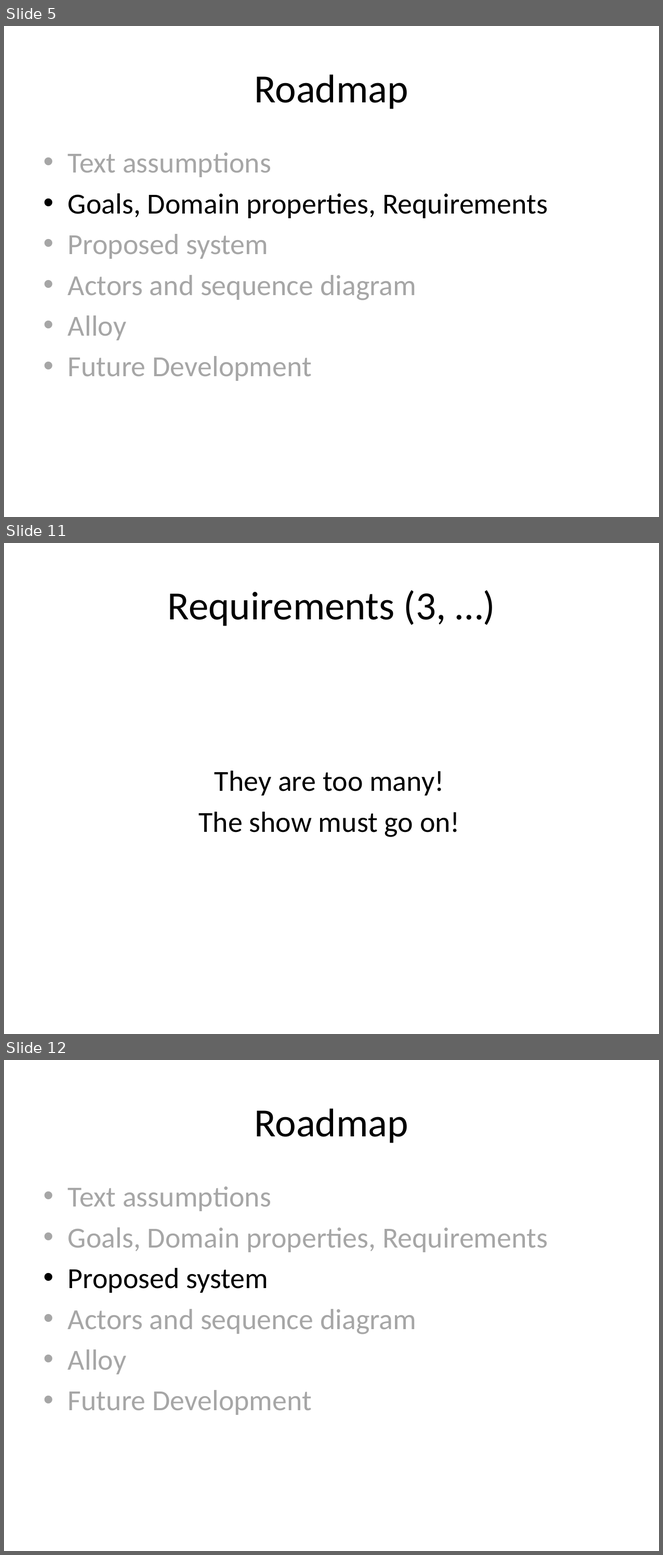
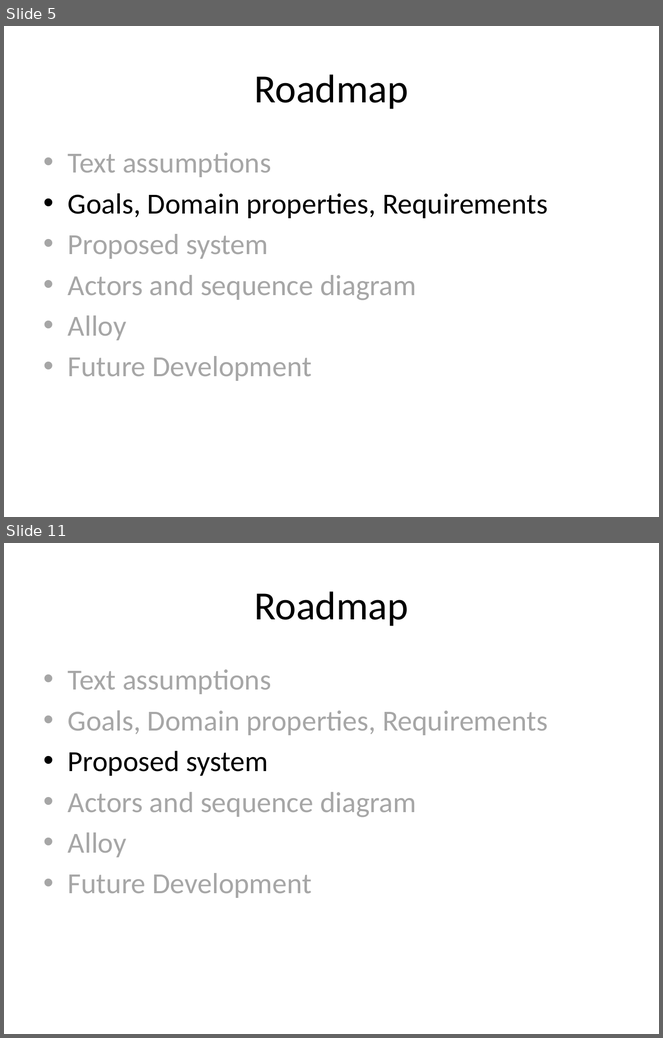
Before and after one commit to cattaneo-riccardo/PowerEnjoy, a slide deck: RASD/presentation/RASD_presentation.pptx. Shown one above the other, each under a label of ours: slides 5, 11 and 12 before the commit, slides 5 and 11 after it; the slides between them are not shown. The pictures are 663x1555 and 663x1038 pixels, drawn with LibreOffice and Linux fonts; fonts in the diff are those of the drawing. Boxes give left, top, right and bottom in pixels: in the first picture for what was removed or moved away, otherwise in the second. Text is boxed around its words. In the diff, an @@ line names an element or a change of style, - is before the commit and + after.

```diff
--- a/RASD/presentation/RASD_presentation.pptx
+++ b/RASD/presentation/RASD_presentation.pptx
@@ slide 11 removed at (x1=4, y1=543, x2=659, y2=1034), background #FFFFFF @@
@@ title removed at (x1=168, y1=590, x2=447, y2=626) @@
-Requirements (3, …)
@@ text removed at (x1=198, y1=771, x2=460, y2=837) @@
-They are too many!
-The show must go on!
@@ what was slide 12 is now slide 11 @@
```
Also in this commit, not shown: 9 slides changed, 1 other file.
